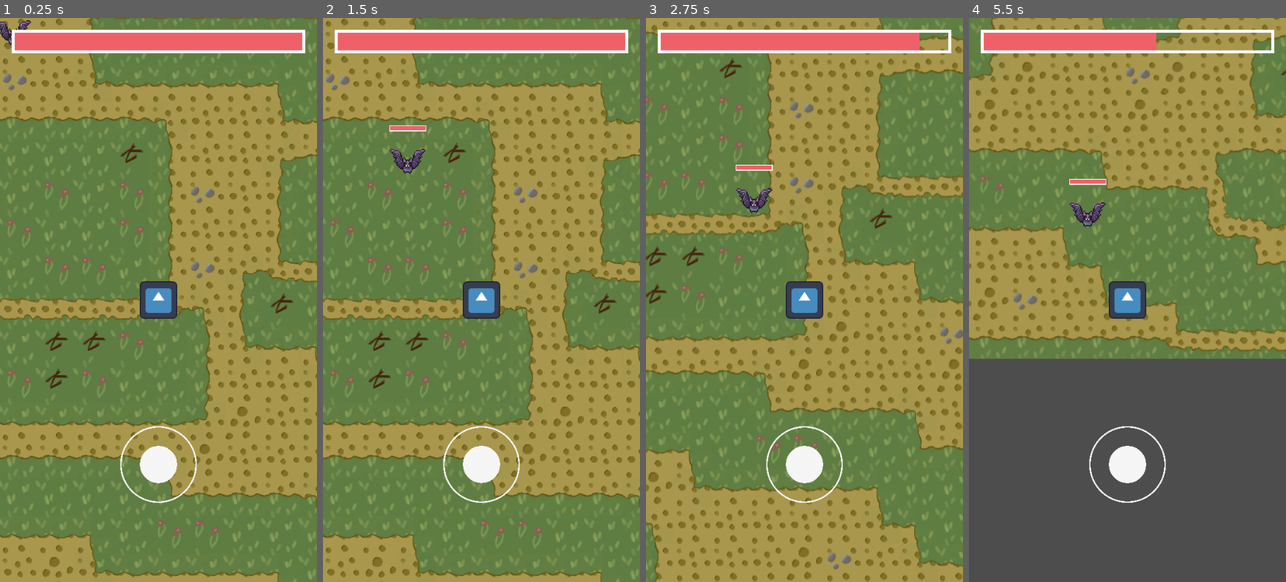
Above: before the commit, frames 1-4 (left to right).
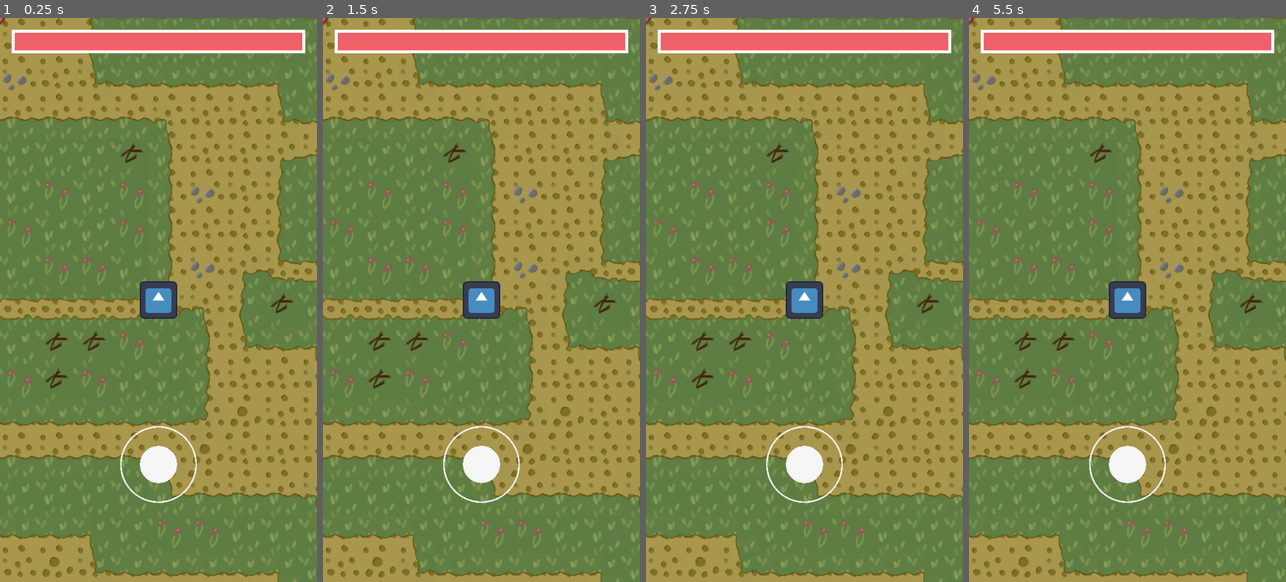
Above: after the commit, the same moments.

Repository: Solidwave/snowdragon
Game: Godot game, scene res://Scenes/Main/Main.tscn
Same seed, same stepped clock (60 frames per second), same inputs: the game is played once before the commit and once after it. The engine's default icon, where the game draws it, is replaced by a stand-in: a white triangle on a blue panel in a dark square.
Inputs (mouse positions are in pixels of both pictures, inside the frame that each line leads up to):
- Up to frame 1 (0.25 s): no input
- Up to frame 2 (1.5 s): click (481, 463) at 0.5 s; click (481, 463) at 1.25 s
- Up to frame 3 (2.75 s): click (804, 463) at 2 s
- Up to frame 4 (5.5 s): move the mouse to (1197, 271) at 2.77 s; move the mouse to (1064, 328) at 3.52 s; move the mouse to (1159, 175) at 4.27 s; move the mouse to (1111, 412) at 5.02 s

The runs differ from the first frame. In frame 1, 0.2% of the frame differs, in the area x 0-10%, y 0-5%; in frame 2, 0.4%; in frame 3, 59%; in frame 4, 72%, in the area x 0-100%, y 0-100%.

Commit message:
feat: adds drop items

Diff:
--- /dev/null
+++ b/Resources/Istances/Items/AttackSpeedPU.tres
@@ -0,0 +1,16 @@
+[gd_resource type="Resource" script_class="ItemResource" load_steps=5 format=3 uid="uid://b20m8hxdbg5fy"]
+
+[ext_resource type="PackedScene" uid="uid://0svk0f4gutc0" path="res://Scenes/PowerUps/AttackSpeed/attack_speed_pu.tscn" id="1_5rn55"]
+[ext_resource type="Script" path="res://Resources/Types/ItemResource.gd" id="1_gdqmv"]
+[ext_resource type="Texture2D" uid="uid://h1x6u4fphthv" path="res://Textures/Items/drop-items-atlas.png" id="2_aovtd"]
+
+[sub_resource type="AtlasTexture" id="AtlasTexture_ko82q"]
+atlas = ExtResource("2_aovtd")
+region = Rect2(352, 448, 32, 32)
+
+[resource]
+script = ExtResource("1_gdqmv")
+texture = SubResource("AtlasTexture_ko82q")
+type = "powerup"
+id = 0
+scene = ExtResource("1_5rn55")
--- a/Resources/Types/ItemResource.gd
+++ b/Resources/Types/ItemResource.gd
@@ -2,8 +2,10 @@
 
 class_name ItemResource
 
-@export var texture : String;
+@export var texture : Texture
 
 @export var type : String
 
 @export var id: int
+
+@export var scene : PackedScene
--- /dev/null
+++ b/Scenes/Drop/Drop.gd
@@ -0,0 +1,31 @@
+extends RigidBody2D
+
+class_name Drop
+
+@export var res : ItemResource
+@onready var sprite_2d = $Sprite2D
+
+var player : Player
+
+
+# Called when the node enters the scene tree for the first time.
+func _ready():
+	sprite_2d.texture = res.texture
+
+
+# Called every frame. 'delta' is the elapsed time since the previous frame.
+func _process(delta):
+	pass
+
+func _physics_process(delta):
+	if player:
+		var direction = (player.global_position - global_position).normalized()
+
+		var speed = 100 + 10/direction.length()
+
+		global_position += direction * speed * delta
+
+
+func _on_area_2d_body_entered(body):
+	if body is Player:
+		player = body
--- /dev/null
+++ b/Scenes/Drop/drop.tscn
@@ -0,0 +1,76 @@
+[gd_scene load_steps=10 format=3 uid="uid://b7smdfn5ly42y"]
+
+[ext_resource type="Script" path="res://Scenes/Drop/Drop.gd" id="1_1ns8f"]
+[ext_resource type="Resource" uid="uid://b20m8hxdbg5fy" path="res://Resources/Istances/Items/AttackSpeedPU.tres" id="2_q7tng"]
+[ext_resource type="Texture2D" uid="uid://h1x6u4fphthv" path="res://Textures/Items/drop-items-atlas.png" id="3_wcrqn"]
+
+[sub_resource type="CircleShape2D" id="CircleShape2D_olo4j"]
+
+[sub_resource type="AtlasTexture" id="AtlasTexture_cmj78"]
+atlas = ExtResource("3_wcrqn")
+region = Rect2(352, 448, 32, 32)
+
+[sub_resource type="Animation" id="Animation_mmymr"]
+length = 0.001
+tracks/0/type = "value"
+tracks/0/imported = false
+tracks/0/enabled = true
+tracks/0/path = NodePath("Sprite2D:position")
+tracks/0/interp = 1
+tracks/0/loop_wrap = true
+tracks/0/keys = {
+"times": PackedFloat32Array(0),
+"transitions": PackedFloat32Array(1),
+"update": 0,
+"values": [Vector2(0, 0)]
+}
+
+[sub_resource type="Animation" id="Animation_bduhe"]
+resource_name = "dropped"
+length = 2.0
+loop_mode = 1
+tracks/0/type = "value"
+tracks/0/imported = false
+tracks/0/enabled = true
+tracks/0/path = NodePath("Sprite2D:position")
+tracks/0/interp = 2
+tracks/0/loop_wrap = true
+tracks/0/keys = {
+"times": PackedFloat32Array(0, 1),
+"transitions": PackedFloat32Array(1, 1),
+"update": 0,
+"values": [Vector2(0, 0), Vector2(0, -5)]
+}
+
+[sub_resource type="AnimationLibrary" id="AnimationLibrary_7ntwj"]
+_data = {
+"RESET": SubResource("Animation_mmymr"),
+"dropped": SubResource("Animation_bduhe")
+}
+
+[sub_resource type="CircleShape2D" id="CircleShape2D_8313t"]
+radius = 50.0
+
+[node name="Drop" type="RigidBody2D" groups=["Drop"]]
+texture_filter = 1
+gravity_scale = 0.0
+script = ExtResource("1_1ns8f")
+res = ExtResource("2_q7tng")
+
+[node name="CollisionShape2D" type="CollisionShape2D" parent="."]
+shape = SubResource("CircleShape2D_olo4j")
+
+[node name="Sprite2D" type="Sprite2D" parent="."]
+texture = SubResource("AtlasTexture_cmj78")
+
+[node name="AnimationPlayer" type="AnimationPlayer" parent="."]
+libraries = {
+"": SubResource("AnimationLibrary_7ntwj")
+}
+
+[node name="Area2D" type="Area2D" parent="."]
+
+[node name="CollisionShape2D" type="CollisionShape2D" parent="Area2D"]
+shape = SubResource("CircleShape2D_8313t")
+
+[connection signal="body_entered" from="Area2D" to="." method="_on_area_2d_body_entered"]
--- a/Scenes/Enemy/Enemy.tscn
+++ b/Scenes/Enemy/Enemy.tscn
@@ -23,7 +23,6 @@
 script = ExtResource("1_sgd0a")
 
 [node name="CollisionShape2D" type="CollisionShape2D" parent="."]
-scale = Vector2(1, 1)
 shape = SubResource("CircleShape2D_n5e4b")
 
 [node name="Sprite2D" type="Sprite2D" parent="."]
--- a/Scenes/Main/Main.tscn
+++ b/Scenes/Main/Main.tscn
@@ -1,17 +1,27 @@
-[gd_scene load_steps=5 format=3 uid="uid://bnwg5xeyracqa"]
+[gd_scene load_steps=6 format=3 uid="uid://bnwg5xeyracqa"]
 
 [ext_resource type="PackedScene" uid="uid://bffvn3ulcjrlc" path="res://Scenes/Player/Player.tscn" id="1_0kp0s"]
 [ext_resource type="PackedScene" uid="uid://du70qfmiocvdl" path="res://Scenes/Tilemap/tile_map.tscn" id="1_o50do"]
 [ext_resource type="PackedScene" uid="uid://dxsft1bnlaypf" path="res://Scenes/Enemy/Enemy.tscn" id="3_02126"]
-[ext_resource type="Resource" uid="uid://pyneill1fsjr" path="res://Scenes/Enemies/Bat/BatResource.tres" id="4_xxn0a"]
+[ext_resource type="PackedScene" uid="uid://b7smdfn5ly42y" path="res://Scenes/Drop/drop.tscn" id="3_nrdft"]
+[ext_resource type="Resource" uid="uid://pyneill1fsjr" path="res://Resources/Istances/Enemies/Bat/BatResource.tres" id="7_22hnl"]
 
 [node name="Main" type="Node2D"]
+
+[node name="Drop9" parent="." instance=ExtResource("3_nrdft")]
+position = Vector2(963, 566)
+
+[node name="Drop8" parent="." instance=ExtResource("3_nrdft")]
+position = Vector2(797, 190)
 
 [node name="TileMap" parent="." instance=ExtResource("1_o50do")]
 layer_0/tile_data = PackedInt32Array(589817, 327681, 7, 589818, 393217, 3, 589819, 327681, 3, 589820, 393217, 4, 589821 …(13022 unchanged characters)…
 
 [node name="Player" parent="." instance=ExtResource("1_0kp0s")]
 
+[node name="Drop" parent="." instance=ExtResource("3_nrdft")]
+
 [node name="Enemy" parent="." instance=ExtResource("3_02126")]
-slide_on_ceiling = false
-resource = ExtResource("4_xxn0a")
+position = Vector2(-261, 273)
+resource = ExtResource("7_22hnl")
+stop = true
--- a/Scenes/Player/Player.gd
+++ b/Scenes/Player/Player.gd
@@ -21,3 +21,12 @@
 		velocity = direction * speed
 	else:
 		velocity = Vector2.ZERO
+
+func processDrop(drop: Drop):
+	print("Look a", drop.res)
+	match drop.res.type:
+		'powerup' :
+			var powerup = drop.res.scene.instantiate()
+			add_child(powerup)
+
+	drop.queue_free()
--- a/Scenes/Player/Player.tscn
+++ b/Scenes/Player/Player.tscn
@@ -63,7 +63,6 @@
 [node name="Weapon" parent="." instance=ExtResource("6_abhhd")]
 rotation = 1.91463
 res = ExtResource("9_fkbqu")
-disabled = true
 
 [node name="StateMachine" type="Node" parent="." node_paths=PackedStringArray("initialState")]
 script = ExtResource("9_st76y")
--- a/Scenes/Player/PlayerIdle.gd
+++ b/Scenes/Player/PlayerIdle.gd
@@ -24,3 +24,7 @@
 			player.enemyCollision = collision
 
 			Transitioned.emit(self,"playerstunned")
+
+		if collision.get_collider().is_in_group("Drop"):
+			print(collision.get_collider())
+			player.processDrop(collision.get_collider())
--- /dev/null
+++ b/Scenes/PowerUps/AttackSpeed/AttackSpeedPU.gd
@@ -0,0 +1,8 @@
+extends PowerUp
+
+var weapon: Weapon
+func onStart():
+	weapon = get_parent().get_node("Weapon")
+
+	if weapon:
+		weapon.attackSpeed += 0.2
--- /dev/null
+++ b/Scenes/PowerUps/AttackSpeed/attack_speed_pu.tscn
@@ -0,0 +1,6 @@
+[gd_scene load_steps=2 format=3 uid="uid://0svk0f4gutc0"]
+
+[ext_resource type="Script" path="res://Scenes/PowerUps/AttackSpeed/AttackSpeedPU.gd" id="1_8m0w2"]
+
+[node name="AttackSpeedPU" type="Node"]
+script = ExtResource("1_8m0w2")
--- a/Scenes/PowerUps/Invulnerability/invulnerability_pu.tscn
+++ b/Scenes/PowerUps/Invulnerability/invulnerability_pu.tscn
@@ -1,6 +1,6 @@
 [gd_scene load_steps=2 format=3 uid="uid://daar4x6bvc48d"]
 
-[ext_resource type="Script" path="res://Scenes/Player/InvulnerabilityPU.gd" id="1_0b11i"]
+[ext_resource type="Script" path="res://Scenes/PowerUps/Invulnerability/InvulnerabilityPU.gd" id="1_0b11i"]
 
 [node name="InvulnerabilityPU" type="Node"]
 script = ExtResource("1_0b11i")
--- a/Scenes/Weapon/WeaponAttacking.gd
+++ b/Scenes/Weapon/WeaponAttacking.gd
@@ -7,6 +7,7 @@
 
 func Enter():
 	animation_player.play(weapon.res.attackAnimation)
+	animation_player.speed_scale = weapon.attackSpeed
 
 func Exit():
 	animation_player.play("RESET")
--- a/Scenes/Weapon/weapon.gd
+++ b/Scenes/Weapon/weapon.gd
@@ -10,6 +10,7 @@
 
 @export var disabled := false
 
+@export var attackSpeed : float = 1
 
 @onready var animation_player = $AnimationPlayer
 
Renamed: Scenes/Enemies/Bat/BatResource.tres -> Resources/Istances/Enemies/Bat/BatResource.tres
Renamed: Scenes/Player/InvulnerabilityPU.gd -> Scenes/PowerUps/Invulnerability/InvulnerabilityPU.gd
Binary file added: Textures/Items/drop-items-atlas.png
Not shown, added: Textures/Items/drop-items-atlas.png.import
